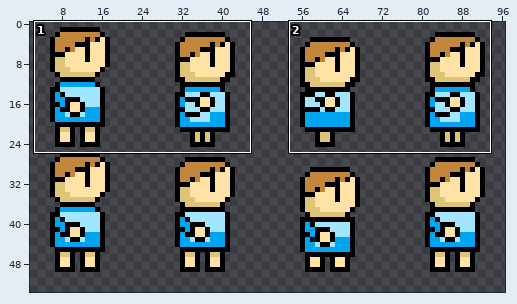
Sprite sheet -- data/Character.png. Above: a wide view before the commit, with the close-up outlined.
Close-up. As it was:
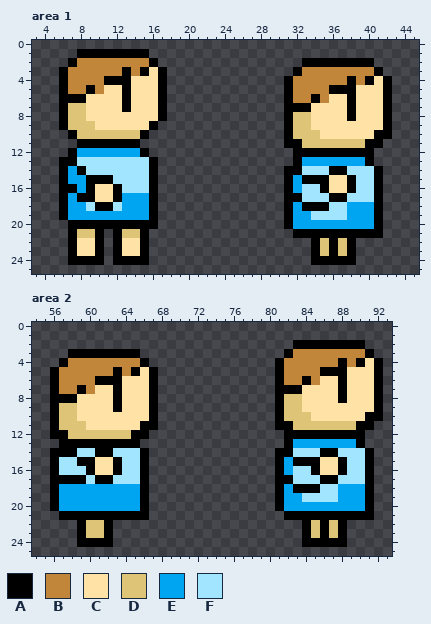
The file is 200x200 pixels. Shown: area 1: x 3..45, y 0..25; area 2: x 54..93, y 0..25. The wide view leaves out empty margins.
Palette (. is transparent): A #000000  B #c2863b  C #ffe2a5  D #ddc476  E #00a5f1  F #a1e5ff
Pixels before, area 1, first column x 6:
 1 ..AAAAAAAA...........................
 2 .ABBBBBBBBA................AAAAAAAA..
 3 ABBBBBBABACA..............ABBBBBBBBA.
 4 ABBBBAAACCCA.............ABBBBBBABACA
 5 ABBABCCACCCA.............ABBBBAAACCCA
 6 AAACCCCACCCA.............ABBABCCACCCA
 7 ADDCCCCACCCA.............AAACCCCACCCA
 8 ADDCCCCCCCCA.............ADDCCCCACCCA
 9 ADDDCCCCCCA..............ADDCCCCCCCCA
10 .ADDDDDDDA...............ADDDCCCCCCAA
11 ..AAAAAAA................AADDDDDDDAA.
12 .AEEEEEEEA................AAAAAAAAA..
13 AAFFFFFFFFA...............AEEEEEEEA..
14 AEAFFFFFFFA..............AAFFFAAFFFA.
15 AEEAAAFFFFA..............AEAAACCAFFA.
16 AAEACCAFFFA..............AEFFACCAFFA.
17 AEAACCAEEEA..............AAFFFAAFFFA.
18 AEEFAAFEEEA..............AEAAAFFEEEA.
19 AEEEEEEEEEA..............AEEFFFFEEEA.
20 .AAAAAAAAAA..............AEEEEEEEEEA.
21 .ADDA.ADDA................AAAAAAAAAA.
22 .ACCA.ACCA..................ADADA....
23 .ACCA.ACCA..................ADADA....
24 .AAAA.AAAA..................AAAAA....
Pixels before, area 2, first column x 56:
 2 ...........................AAAAAAAA..
 3 ..AAAAAAAA................ABBBBBBBBA.
 4 .ABBBBBBBBA..............ABBBBBBABACA
 5 ABBBBBBABACA.............ABBBBAAACCCA
 6 ABBBBAAACCCA.............ABBABCCACCCA
 7 ABBABCCACCCA.............AAACCCCACCCA
 8 AAACCCCACCCA.............ADDCCCCACCCA
 9 ADDCCCCACCCA.............ADDCCCCCCCCA
10 ADDCCCCCCCCA.............ADDDCCCCCCAA
11 ADDDCCCCCCAA.............AADDDDDDDAA.
12 AADDDDDDDAA...............AAAAAAAAA..
13 .AAAAAAAAA................AEEEEEEEA..
14 AAAFFAAFFFA..............AAFFFAAFFFA.
15 AFFAACCAFFA..............AEAAACCAFFA.
16 AFFFACCAFFA..............AEFFACCAFFA.
17 AAAAFAAFFFA..............AAFFFAAFFFA.
18 AEEEEEEEEEA..............AEAAAFFEEEA.
19 AEEEEEEEEEA..............AEEFFFFEEEA.
20 AEEEEEEEEEA..............AEEEEEEEEEA.
21 .AAAAAAAAAA...............AAAAAAAAAA.
22 ...ADDA.....................ADADA....
23 ...ADDA.....................ADADA....
24 ...AAAA.....................AAAAA....
After the commit:
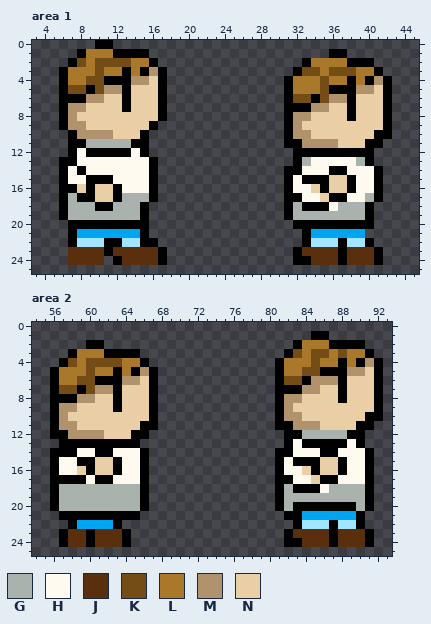
Colours new in this view: G #aab2ae  H #fffaef  J #5a2f0e  K #744d16  L #a9782b  M #b0926d  N #eacea6
Changes in this commit:
Changed rows in their new state; - is an unchanged pixel.
Area 1:
first column x 7:
 0 ---AA------------------------------
 1 --LLL------------------------AA----
 2 -KLKKKKLL------------------LLLL----
 3 LLLKLL-L-M----------------KKLKKKLL-
 4 LLKK---MMN---------------LLLKLL-L-M
 5 KK-KMM-NNN---------------LLLK---MMN
 6 --MMNN-NNN---------------KK-KMM-NNN
 7 MMNNNN-NNN-----------------MMNN-NNN
 8 MNNNNNNNNN---------------MMNNNN-NNN
 9 MMNNNNNNN----------------MNNNNNNNNN
10 -MMMMNNN-----------------MMNNNNNNN-
11 A-GGGGG-A-----------------MMMMNNN--
12 -HAAAAAH---------------------------
13 -HHHHHHHH-----------------GHHHHHG--
14 H-HHHHHHH-----------------HHH--HHH-
15 HH---HHHH----------------H---NN-HH-
16 -N-NN-HHH----------------HHN-NN-HH-
17 G--NN-GGG-----------------HHN--HHG-
18 GGG--GGGA.---------------G---HGGGA.
19 GGGGGGGGA.---------------GGGGGGGGA.
20 ---------.--------------.AAAAAAAAA.
21 -EEEEEEE-----------------.-EEEEEE..
22 -FFFA-FF-A----------------AFFFAFFA-
23 JJJJAJJJJJA--------------AJJJJAJJJA
24 JJJJ--JJJJA--------------AAJJJ-JJJA
Area 2:
first column x 57:
 1 ----------------------------AA-----
 2 ---AA----------------------LLL-----
 3 --LLL---------------------KLKKLKLL-
 4 -KLKKKKLL----------------LLLKLL-L-M
 5 LLLKLL-L-M---------------LLKK---MMN
 6 LLKK---MMN---------------KK-MMM-NNN
 7 KK-KMM-NNN-----------------MMNN-NNN
 8 --MMNN-NNN---------------MMNNNN-NNN
 9 MMNNNN-NNN---------------MNNNNNNNNN
10 MNNNNNNNNN---------------MMNNNNNNN-
11 MMNNNNNNN-----------------MMMNNNN--
12 -MMMMNNN-------------------GGGGG---
13 --------------------------HAAAAAH--
14 --HH--HHH-----------------HHH--HHH-
15 HH--NN-HH----------------H---NN-HH-
16 HHN-NN-HH----------------HHN-NN-HH-
17 ---H--HHH-----------------HHN--HHH-
18 GGGGGGGGG----------------G---HGGGG-
19 GGGGGGGGG----------------GGGGGGGGG-
20 GGGGGGGGG----------------GAAAAAAAG-
21 ---------.-----------------EEEEEE-.
22 -AEEEEA-------------------AFFFAFFA-
23 AJJAJJJA-----------------AJJJJAJJJA
24 AJJ-JJJA-----------------AAJJJ-JJJA
Where, in picture pixels (left, top, right, bottom), the same in both close-ups:
changed: (68, 40, 167, 265)
changed: (284, 49, 383, 265)
changed: (284, 331, 374, 547)
changed: (59, 340, 149, 547)
